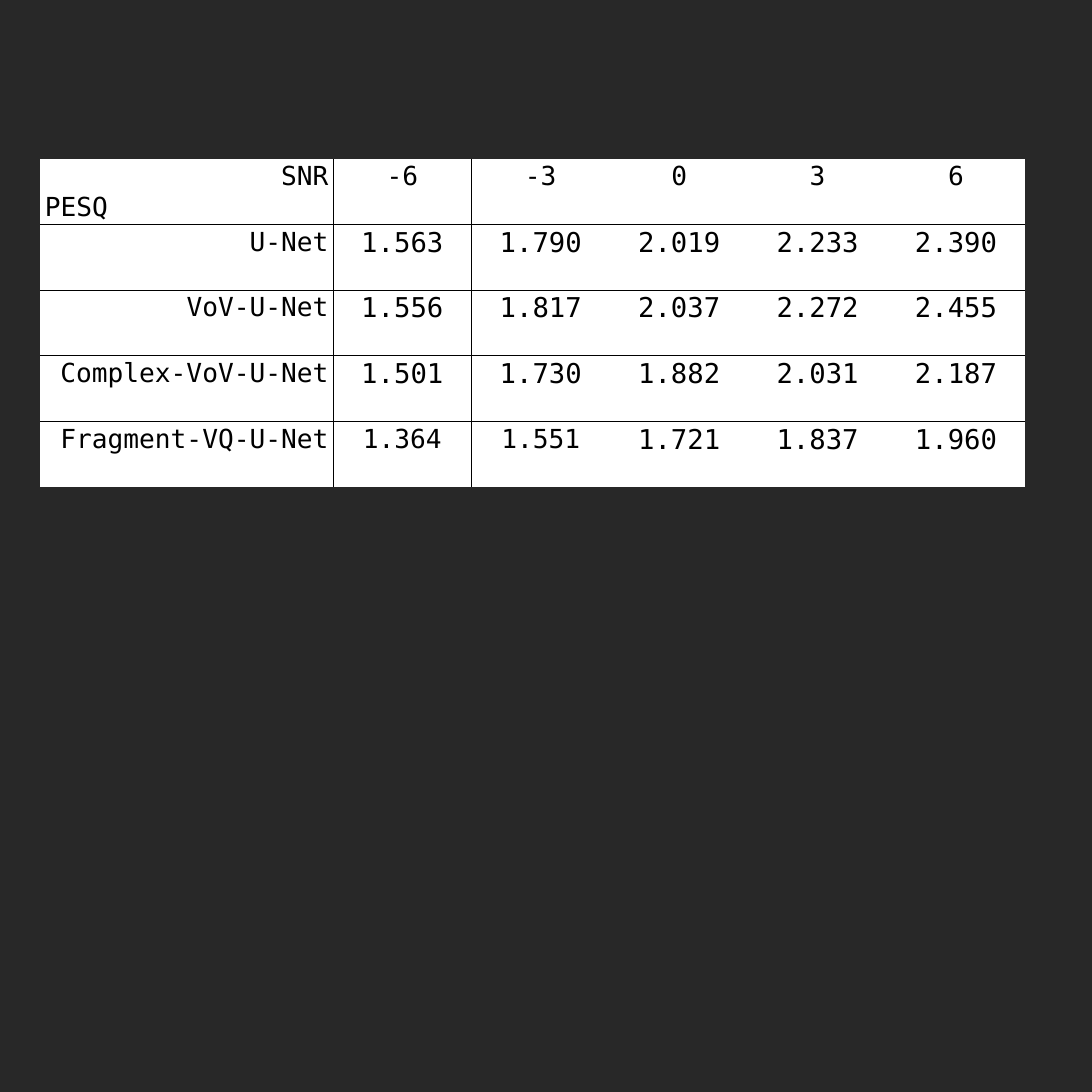
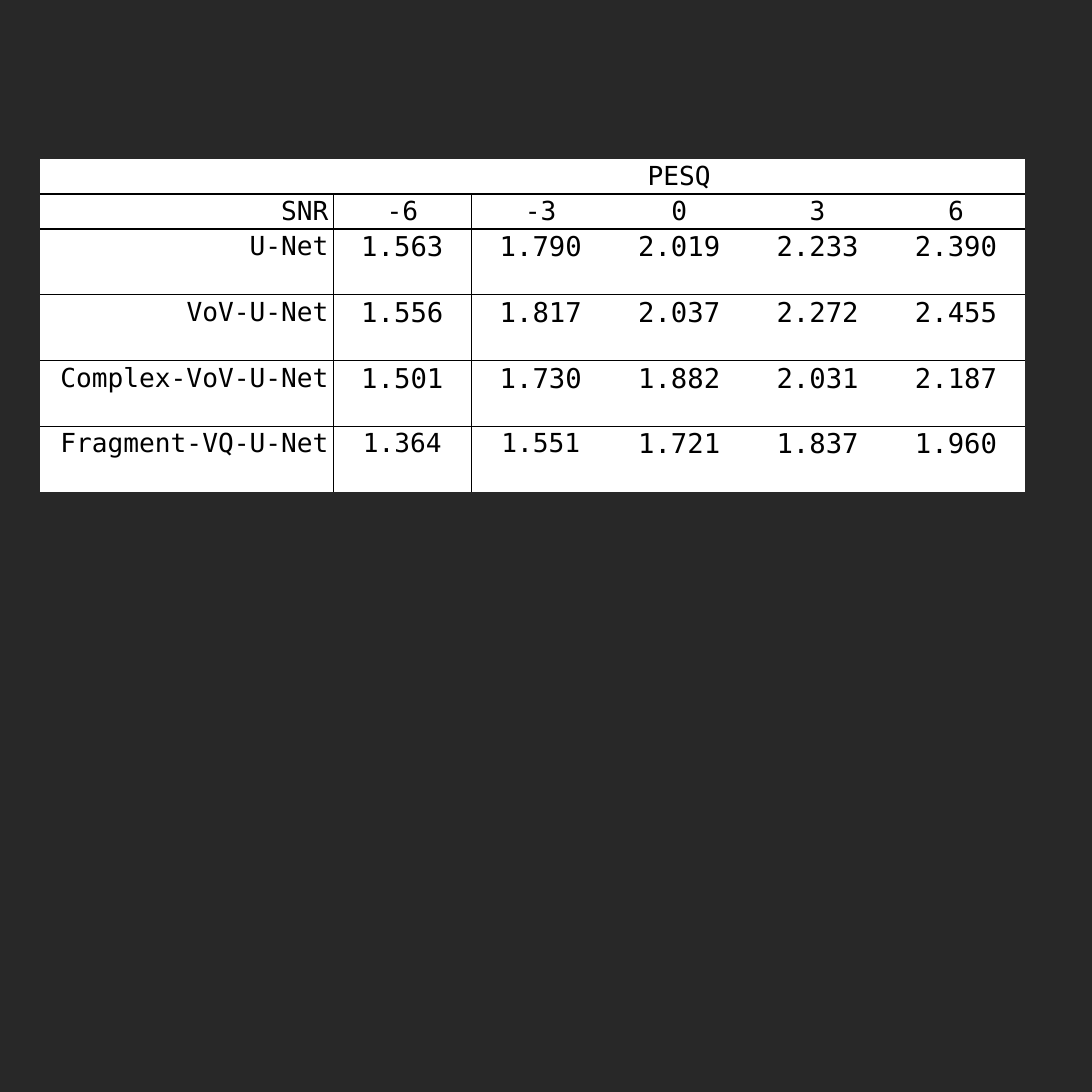
Before and after one commit to toonnyy8/ncku, a slide deck: slide 7 of slp&i2020/final/img.pptx (slide 14 before the commit). Drawn at 1092x1092 pixels with LibreOffice and Linux fonts; fonts in the diff are those of the drawing. Boxes give left, top, right and bottom in pixels: in the first picture for what was removed or moved away, otherwise in the second. Text is boxed around its words. In the diff, an @@ line names an element or a change of style, - is before the commit and + after.

```diff
--- a/slp&i2020/final/img.pptx
+++ b/slp&i2020/final/img.pptx
@@ table at [40,159,1024,515] @@
-row 1: SNR / PESQ | -6 | -3 | 0 | 3 | 6
+row 1:  | PESQ |  |  |  | 
+row 2: SNR | -6 | -3 | 0 | 3 | 6
```
Also in this commit, not shown: 7 slides removed, 51 other files.
